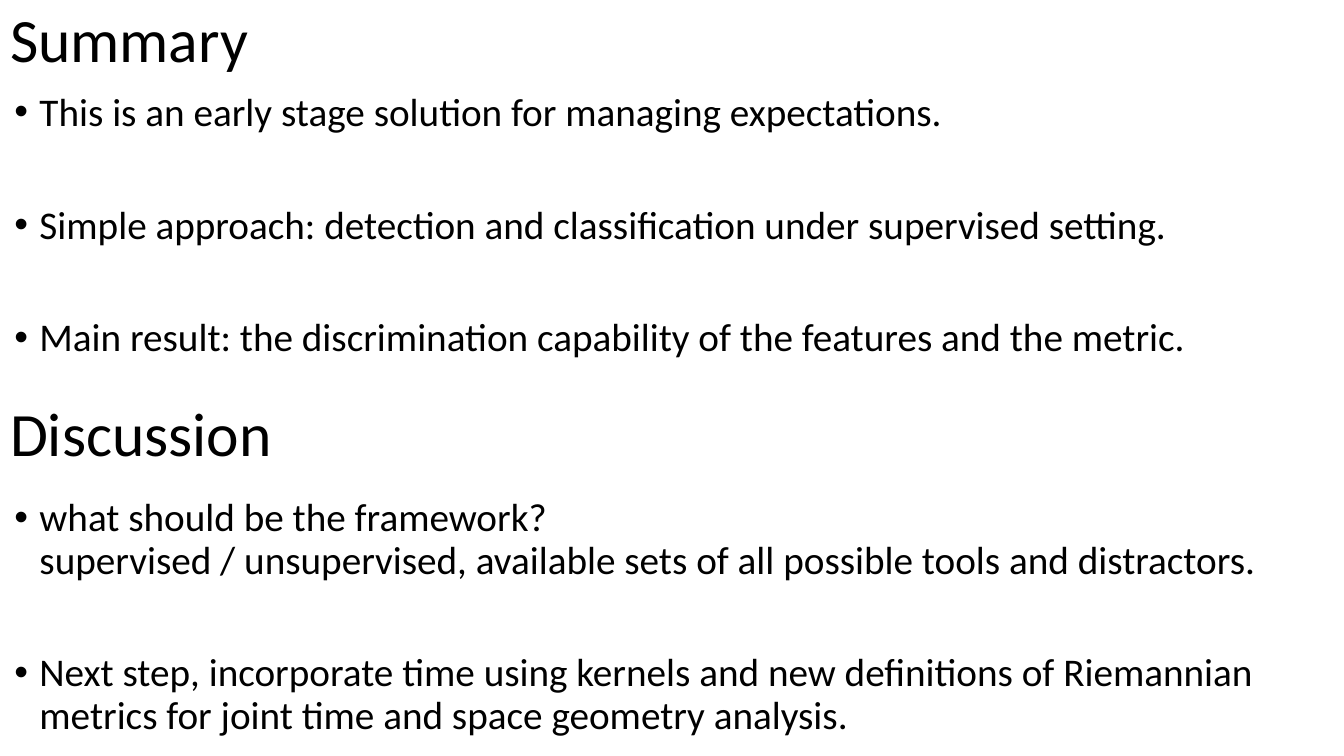
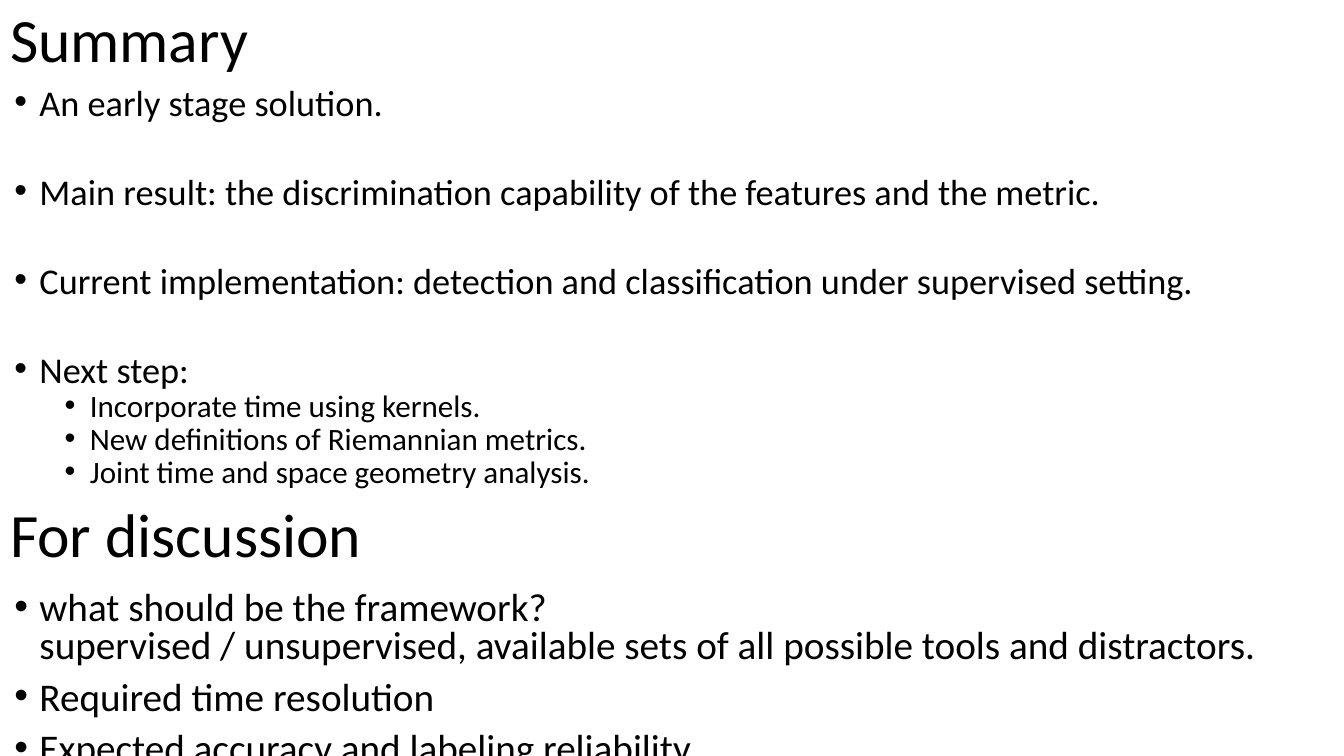
Before and after one commit to oryair/Tuktuk, a slide deck: slide 11 of MidPresentation.pptx. Drawn at 1344x756 pixels with LibreOffice and Linux fonts; fonts in the diff are those of the drawing. Boxes give left, top, right and bottom in pixels: in the first picture for what was removed or moved away, otherwise in the second. Text is boxed around its words. In the diff, an @@ line names an element or a change of style, - is before the commit and + after.

```diff
--- a/MidPresentation.pptx
+++ b/MidPresentation.pptx
@@ text at box(39, 90, 383, 123): text changed; size 28 to 25.9 pt @@
-• This is an early stage solution for managing expectations.
-• Simple approach: detection and classification under supervised setting.
+• An early stage solution.
@@ text at box(39, 179, 1099, 211): size 28 to 25.9 pt in "Main result: the discrimination capability of the ..."; line spacing 0.9 to 0.7 @@
@@ text at box(39, 268, 1192, 489): paragraphs added @@
+• Current implementation: detection and classification under supervised setting.
+• Next step:
+  • Incorporate time using kernels.
+  • New definitions of Riemannian metrics.
+  • Joint time and space geometry analysis.
@@ text "what should be the framework? ...": place and size @@
-text "what should be the framework? ..." at box(39, 503, 1255, 736)
+text "what should be the framework? ..." at box(39, 593, 1255, 718)
@@ text at box(10, 514, 361, 558): text changed @@
-Discussion
+For discussion
@@ text at box(39, 593, 1255, 666): line spacing 0.9 to 0.8 @@
@@ text at box(39, 683, 434, 718): text changed @@
-• Next step, incorporate time using kernels and new definitions of Riemannian metrics for joint time and space geometry analysis.
+• Required time resolution
+• Expected accuracy and labeling reliability
```
Also in this commit, not shown: 5 other slides changed.
